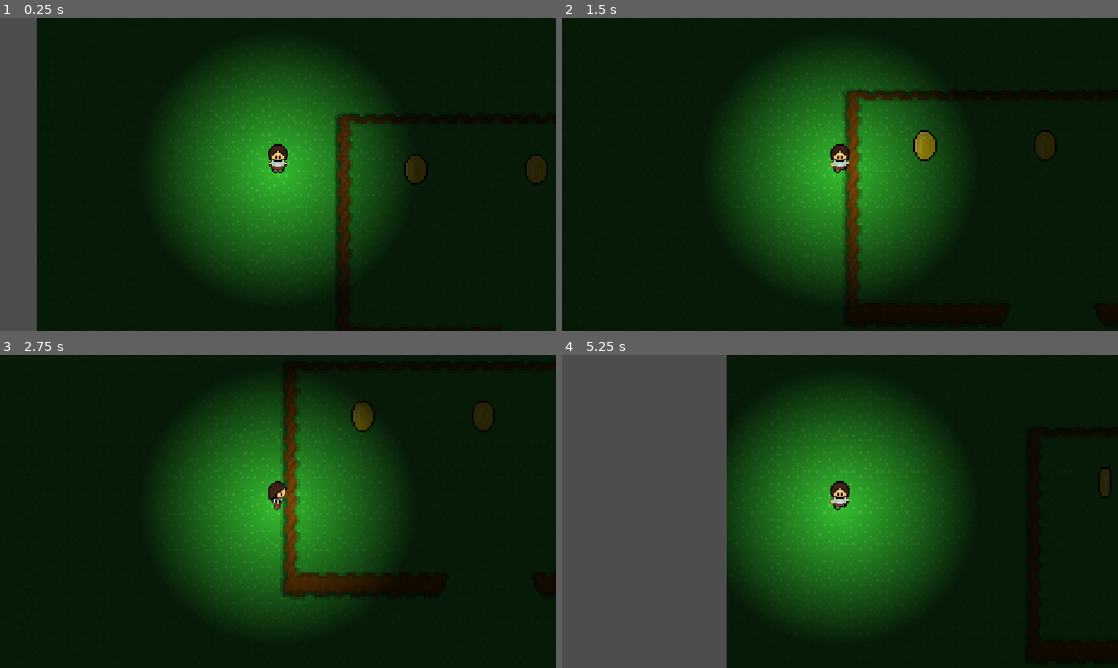
Above: before the commit, frames 1-4 (two rows, left to right).
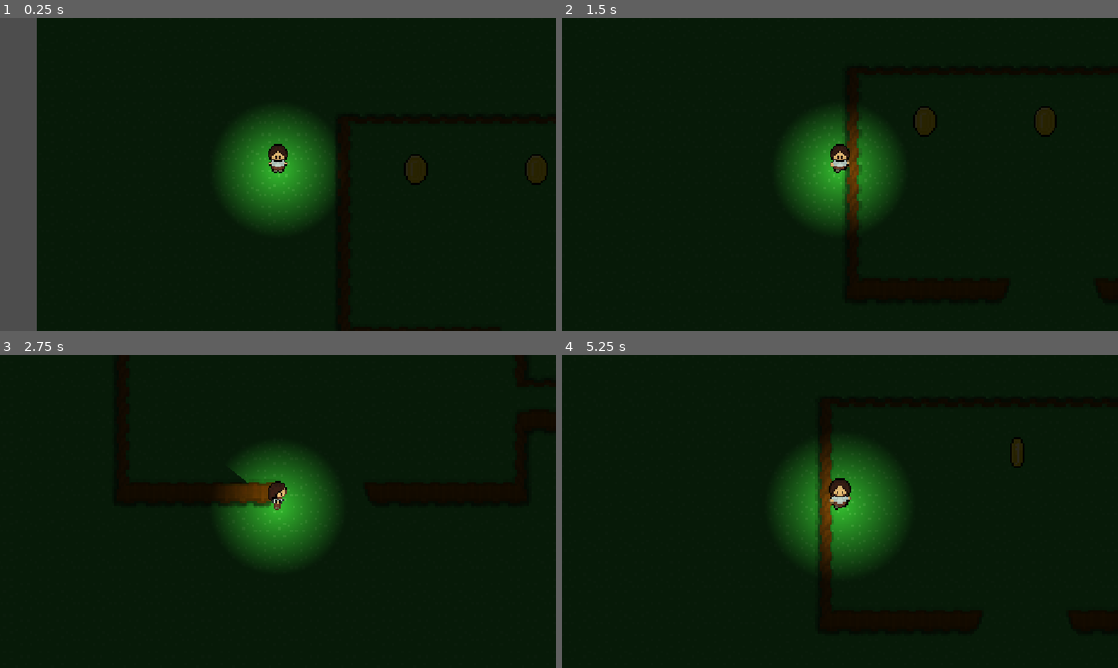
Above: after the commit, the same moments.

Repository: QvestionMark/experimental-platformer
Game: Godot game, scene res://Scenes/main.tscn
The game is run twice, just before and just after one commit, with the same random seed, the same clock (stepped at 60 frames per second) and the same inputs.
Inputs (mouse positions are in pixels of both pictures, inside the frame that each line leads up to):
- Up to frame 1 (0.25 s): no input
- Up to frame 2 (1.5 s): move the mouse to (962, 158) at 0.52 s; hold D (walk_right) 0.53-1.28 s; move the mouse to (728, 190) at 1.27 s; hold S (walk_down) from 1.28 s (still down)
- Up to frame 3 (2.75 s): move the mouse to (333, 442) at 2.02 s; release S (walk_down) at 2.03 s; hold D (walk_right) from 2.03 s (still down)
- Up to frame 4 (5.25 s): move the mouse to (812, 574) at 2.77 s; release D (walk_right) at 2.78 s; hold W (walk_up) 2.78-3.53 s; move the mouse to (1006, 558) at 3.52 s; hold A (walk_left) 3.53-5.03 s; move the mouse to (673, 464) at 4.27 s; move the mouse to (867, 511) at 5.02 s; hold S (walk_down) from 5.03 s (still down)

The runs differ from the first frame. In frame 1, 24% of the frame differs, in the area x 28-72%, y 10-87%; in frame 2, 25%; in frame 3, 25%; in frame 4, 55%, in the area x 0-99%, y 0-100%.

Commit message:
Speed improvement + flashlight reduction

Diff:
--- a/Scenes/flashlight.tscn
+++ b/Scenes/flashlight.tscn
@@ -6,8 +6,6 @@
 
 [sub_resource type="GradientTexture2D" id="GradientTexture2D_d7522"]
 gradient = SubResource("Gradient_b0acp")
-width = 128
-height = 128
 fill = 1
 fill_from = Vector2(0.5, 0.5)
 fill_to = Vector2(0.9000001, 0.9000001)
--- a/Scripts/player.gd
+++ b/Scripts/player.gd
@@ -35,7 +35,7 @@
 		else:
 			animSprite.play("walk_up")
 	velocity = velocity.normalized()
-	velocity *= 50 * scale.x
+	velocity *= 100 * scale.x
 	move_and_slide()
 
 	flashlight.rotation = flashlight.global_position.direction_to(get_global_mouse_position()).angle()
